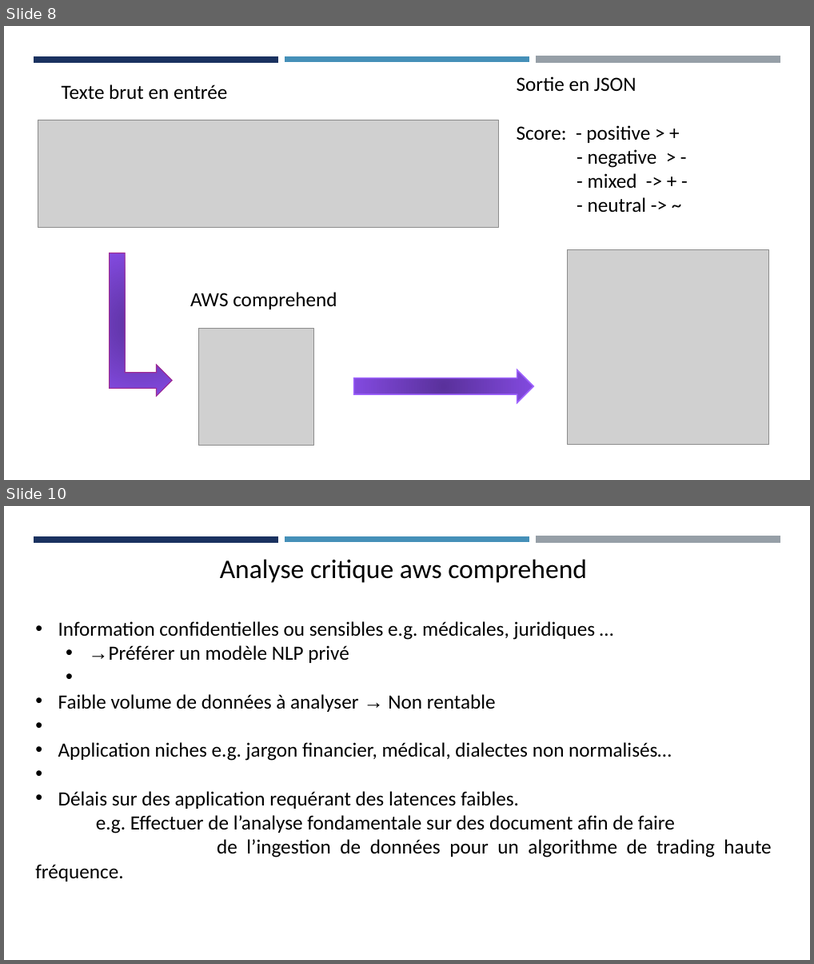
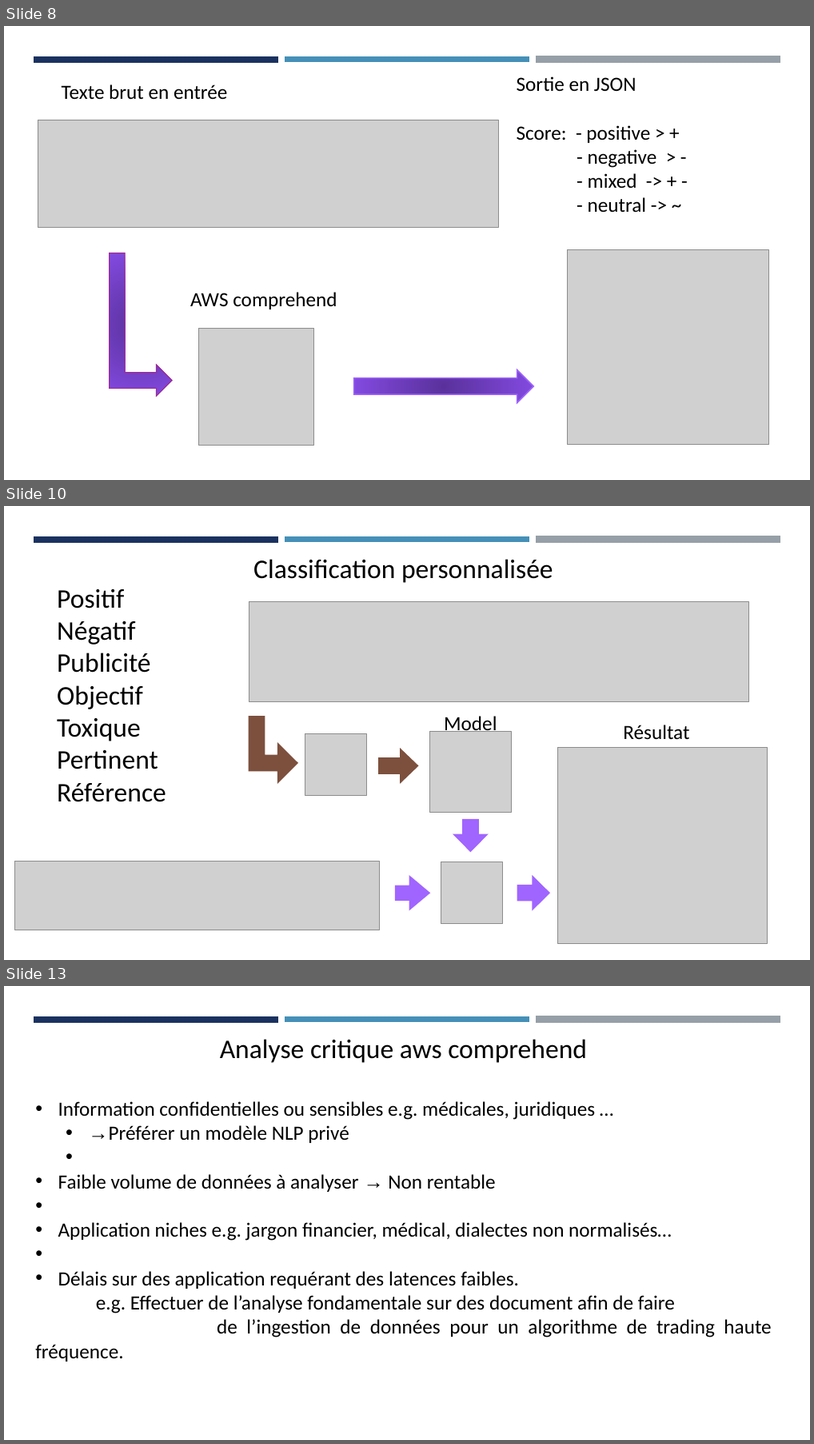
Before and after one commit to Jmuhleman/pw_CLD, a slide deck: workshop/AWS Comprehend.odp. Shown one above the other, each under a label of ours: slides 8 and 10 before the commit, slides 8, 10 and 13 after it; the slides between them are not shown. The pictures are 814x964 and 814x1444 pixels, drawn with LibreOffice and Linux fonts; fonts in the diff are those of the drawing; grey boxes stand for pictures. Boxes give left, top, right and bottom in pixels: in the first picture for what was removed or moved away, otherwise in the second. Text is boxed around its words. In the diff, an @@ line names an element or a change of style, - is before the commit and + after.

```diff
--- a/workshop/AWS Comprehend.odp
+++ b/workshop/AWS Comprehend.odp
@@ slide 10 added at (x1=4, y1=506, x2=810, y2=960), background #FFFFFF; not listed: 3 template elements that a slide beside it also shows @@
@@ text added at (x1=254, y1=559, x2=554, y2=583), 32 pt, text #000000 @@
+Classification personnalisée
@@ text added at (x1=57, y1=589, x2=166, y2=802), 32 pt, text #000000 @@
+Positif
+Négatif
+Publicité
+Objectif
+Toxique
+Pertinent
+Référence
@@ picture added at (x1=249, y1=601, x2=750, y2=701) @@
@@ freeform shape added at (x1=249, y1=716, x2=298, y2=782), fill #7D503E, outline #7D503E 1.5 pt @@
@@ text added at (x1=444, y1=716, x2=497, y2=732), 24 pt, text #000000 @@
+Model
@@ picture added at (x1=306, y1=733, x2=367, y2=795) @@
@@ picture added at (x1=430, y1=731, x2=511, y2=812) @@
@@ text added at (x1=623, y1=724, x2=690, y2=740), 24 pt, text #000000 @@
+Résultat
@@ freeform shape added at (x1=379, y1=749, x2=418, y2=782), fill #7D503E, outline #7D503E 1.5 pt @@
@@ picture added at (x1=558, y1=747, x2=767, y2=943) @@
@@ freeform shape added at (x1=454, y1=820, x2=487, y2=851), fill #A065FF, outline #A065FF 1.5 pt @@
@@ picture added at (x1=15, y1=860, x2=379, y2=930) @@
@@ picture added at (x1=442, y1=862, x2=502, y2=924) @@
@@ freeform shape added at (x1=396, y1=876, x2=430, y2=909), fill #A065FF, outline #A065FF 1.5 pt @@
@@ freeform shape added at (x1=518, y1=876, x2=550, y2=909), fill #A065FF, outline #A065FF 1.5 pt @@
@@ what was slide 10 is now slide 13 @@
```
Also in this commit, not shown: 1 slide changed, 3 other slides added, 1 slide removed.
